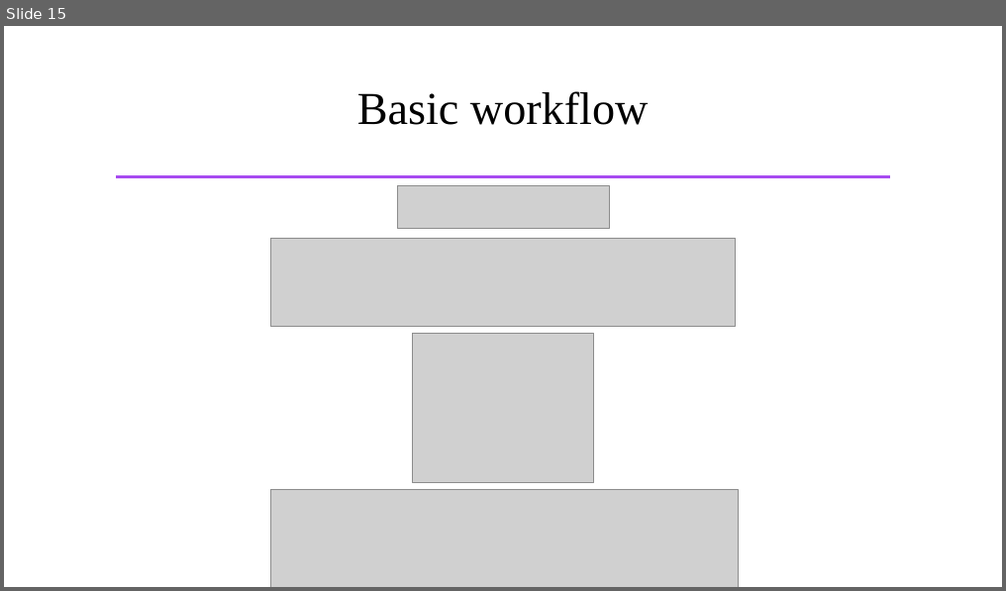
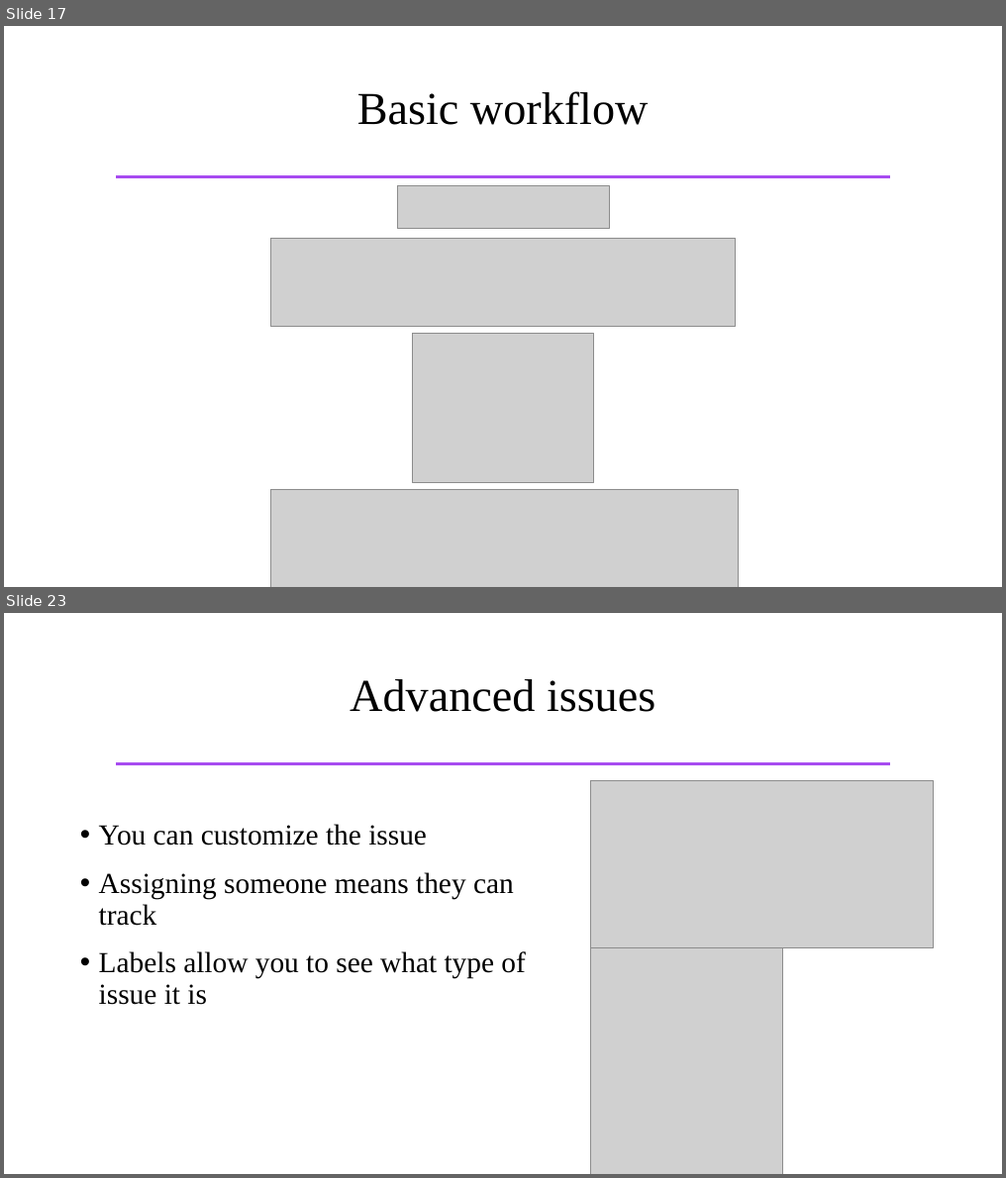
Before and after one commit to samhforbes/GitHub_Tools, a slide deck: GitHub_Tools.pptx. Shown one above the other, each under a label of ours: slide 15 before the commit, slides 17 and 23 after it; the slides between them are not shown. The pictures are 1006x591 and 1006x1178 pixels, drawn with LibreOffice and Linux fonts; fonts in the diff are those of the drawing; grey boxes stand for pictures. Boxes give left, top, right and bottom in pixels: in the first picture for what was removed or moved away, otherwise in the second. Text is boxed around its words. In the diff, an @@ line names an element or a change of style, - is before the commit and + after.

```diff
--- a/GitHub_Tools.pptx
+++ b/GitHub_Tools.pptx
@@ slide 23 added at [4, 613, 1002, 1174], background #FFFFFF; not listed: 1 template element that a slide beside it also shows @@
@@ title added at [350, 679, 655, 712], 44 pt, text #000000 @@
+Advanced issues
@@ picture added at [590, 780, 933, 949] @@
@@ text added at [99, 824, 525, 1005], 28 pt, text #000000 @@
+• You can customize the issue
+• Assigning someone means they can track
+• Labels allow you to see what type of issue it is
@@ picture added at [590, 949, 782, 1174] @@
@@ what was slide 15 is now slide 17 @@
```
Also in this commit, not shown: 1 slide changed, 12 other slides added.
